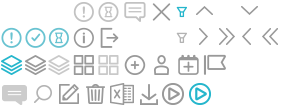
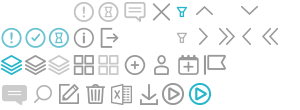
Comparing the layer stacks of the two 300px x 110px images. Changes:
painted on "Vector Smart Object" (4th of 14) over [110,83,134,105]
